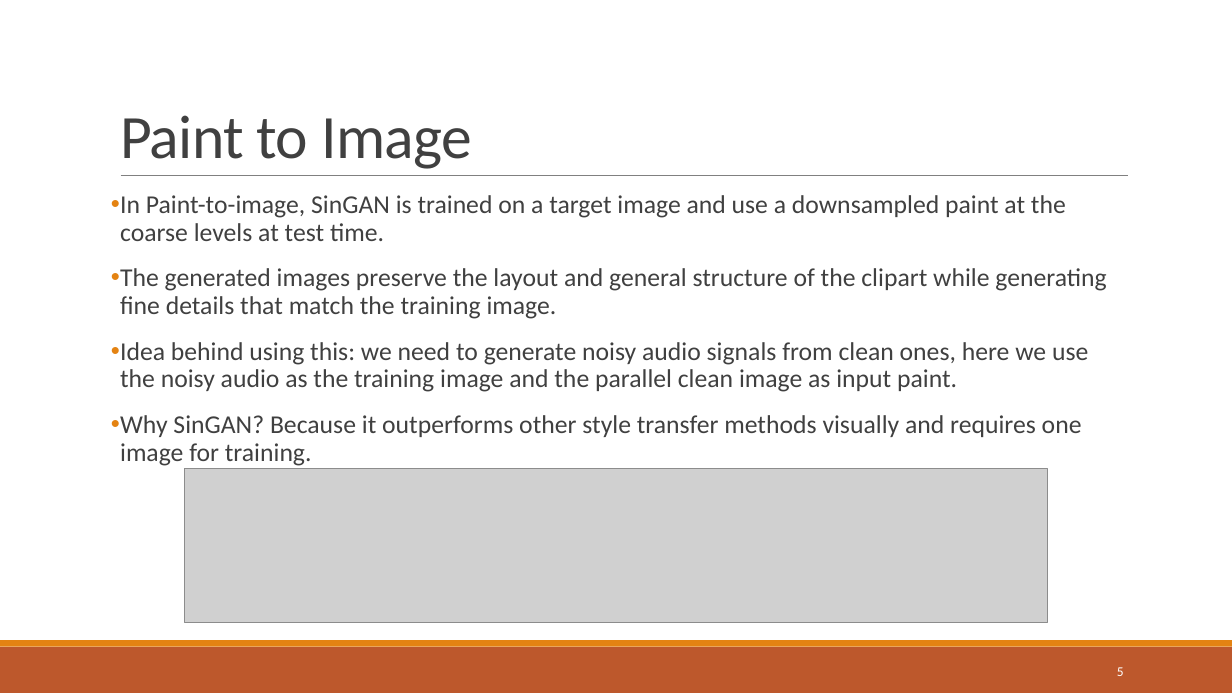
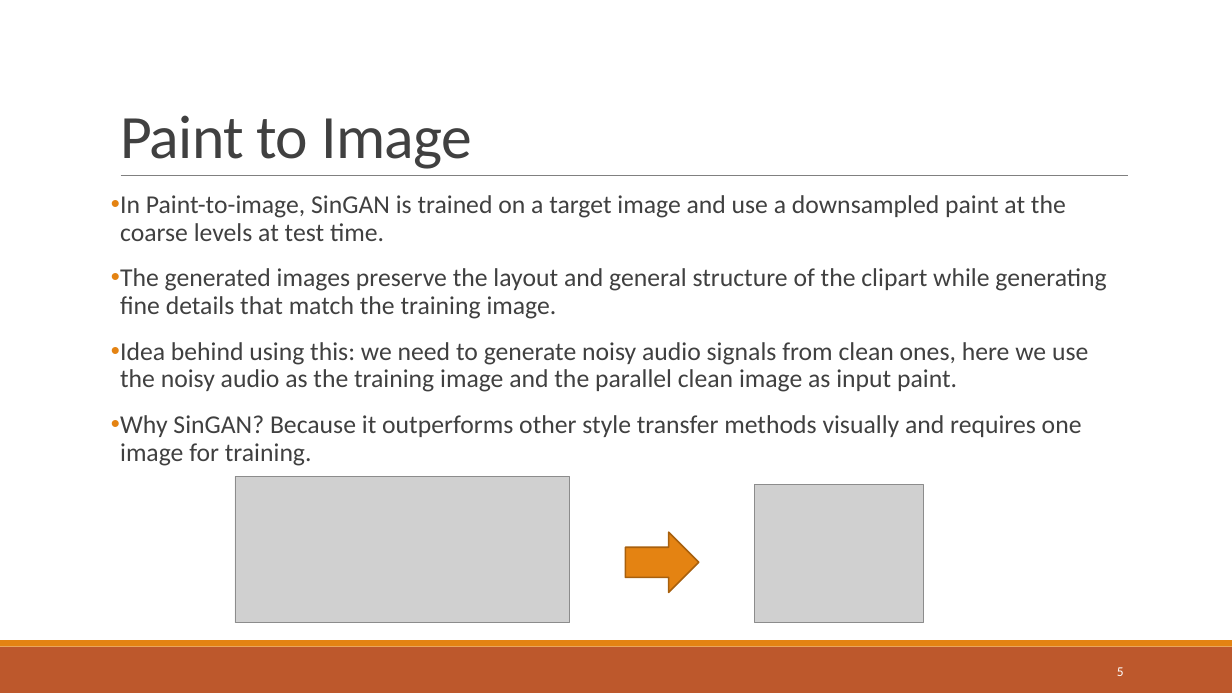
Before and after one commit to shashankshirol/GeneratingNoisySpeechData, a slide deck: slide 5 of PPTs/Shashank/Week - 1.pptx. Drawn at 1232x693 pixels with LibreOffice and Linux fonts; fonts in the diff are those of the drawing; grey boxes stand for pictures. Boxes give left, top, right and bottom in pixels: in the first picture for what was removed or moved away, otherwise in the second. Text is boxed around its words. In the diff, an @@ line names an element or a change of style, - is before the commit and + after.

```diff
--- a/PPTs/Shashank/Week - 1.pptx
+++ b/PPTs/Shashank/Week - 1.pptx
@@ picture removed at bbox=[185, 469, 1047, 623] @@
@@ picture added at bbox=[235, 477, 569, 624] @@
@@ picture added at bbox=[755, 485, 924, 624] @@
@@ right arrow added at bbox=[626, 532, 700, 592], fill #E48312, outline #A9610D 1.25 pt @@
```
Also in this commit, not shown: 3 other slides changed, 1 slide added.
